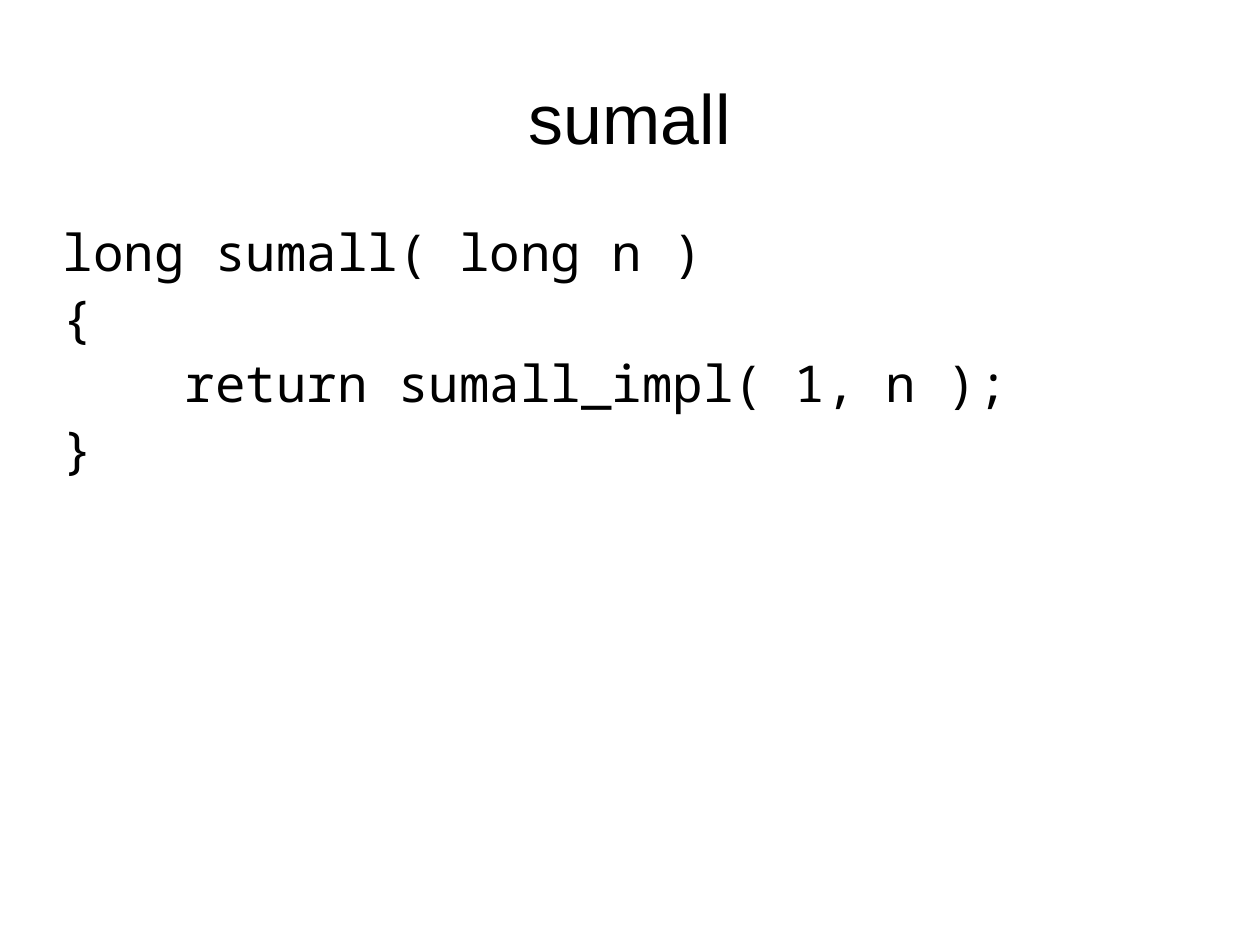
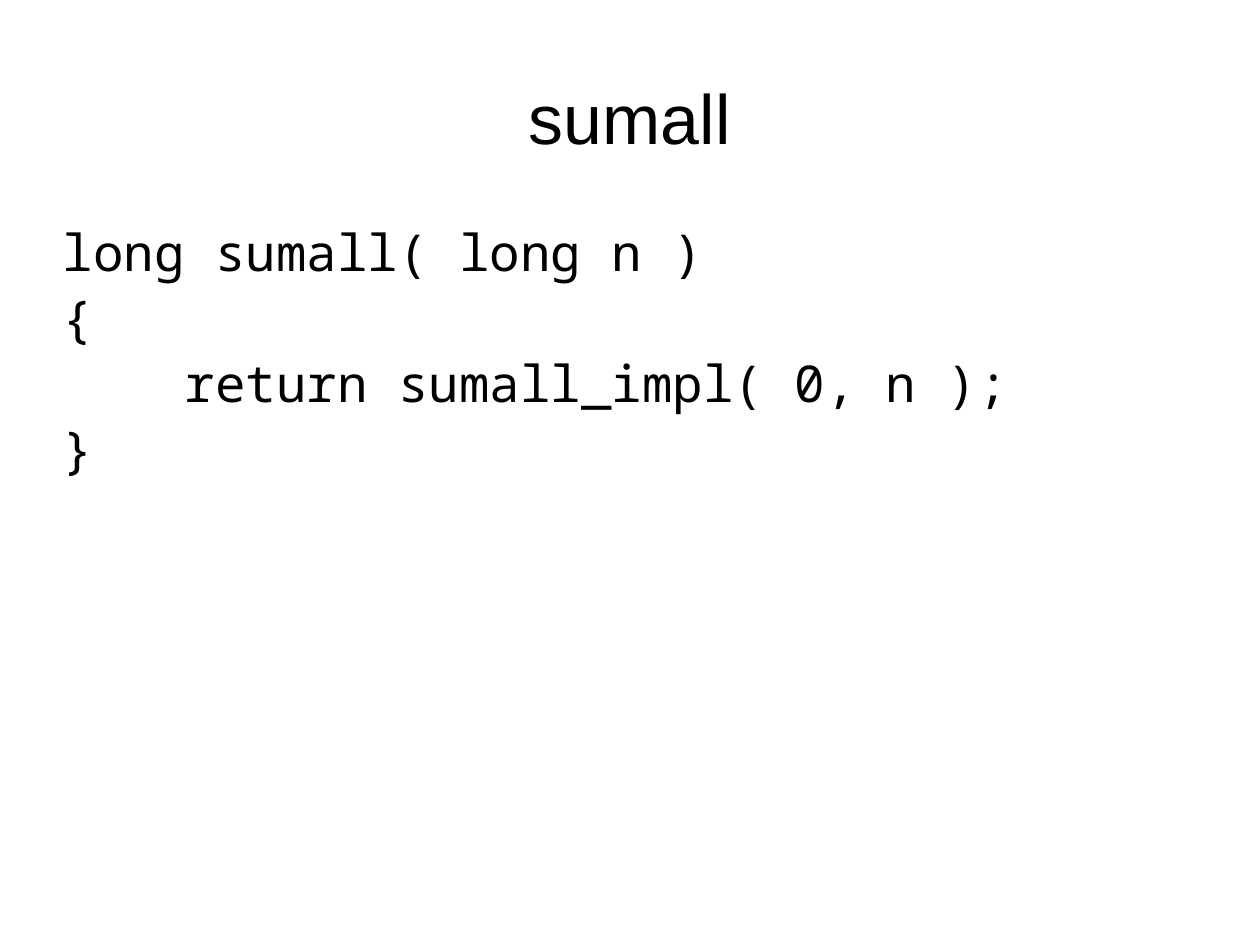
Before and after one commit to andybalaam/tail-call-opt-in-cpp, a slide deck: slide 2 of andybalaam-tailcall.odp. Drawn at 1260x945 pixels with LibreOffice and Linux fonts; fonts in the diff are those of the drawing. Boxes give left, top, right and bottom in pixels: in the first picture for what was removed or moved away, otherwise in the second. Text is boxed around its words. In the diff, an @@ line names an element or a change of style, - is before the commit and + after.

```diff
--- a/andybalaam-tailcall.odp
+++ b/andybalaam-tailcall.odp
@@ text at (x1=185, y1=363, x2=916, y2=415): text changed @@
-return sumall_impl( 1, n );
+return sumall_impl( 0, n );
```
Also in this commit, not shown: 4 other slides changed, 1 other file.
